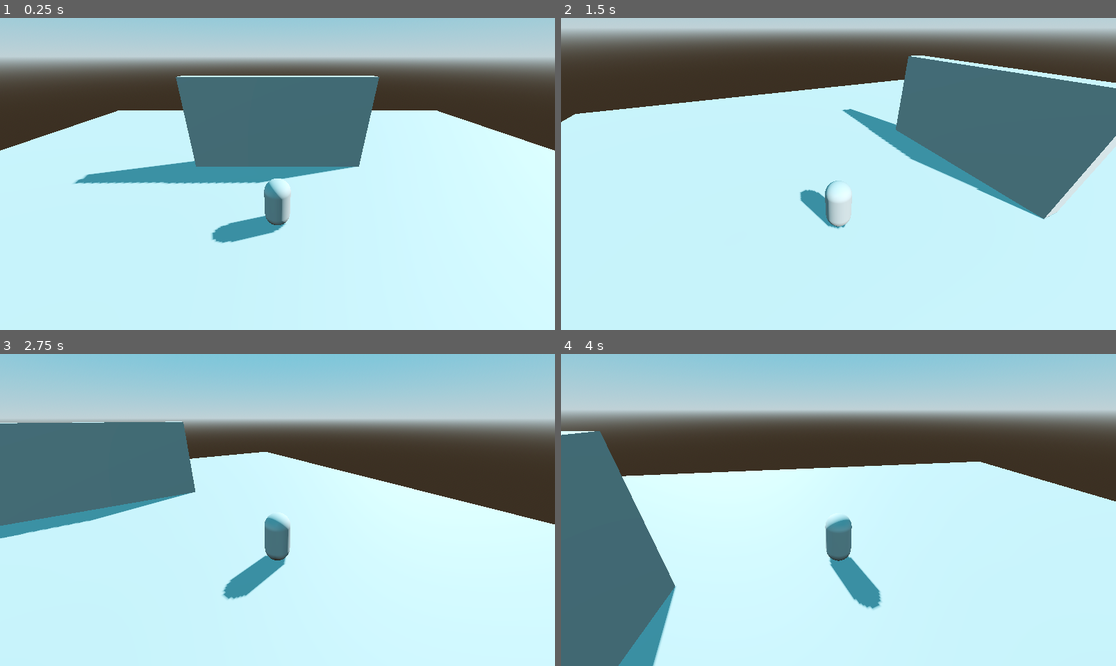
Above: before the commit, frames 1-4 (two rows, left to right).
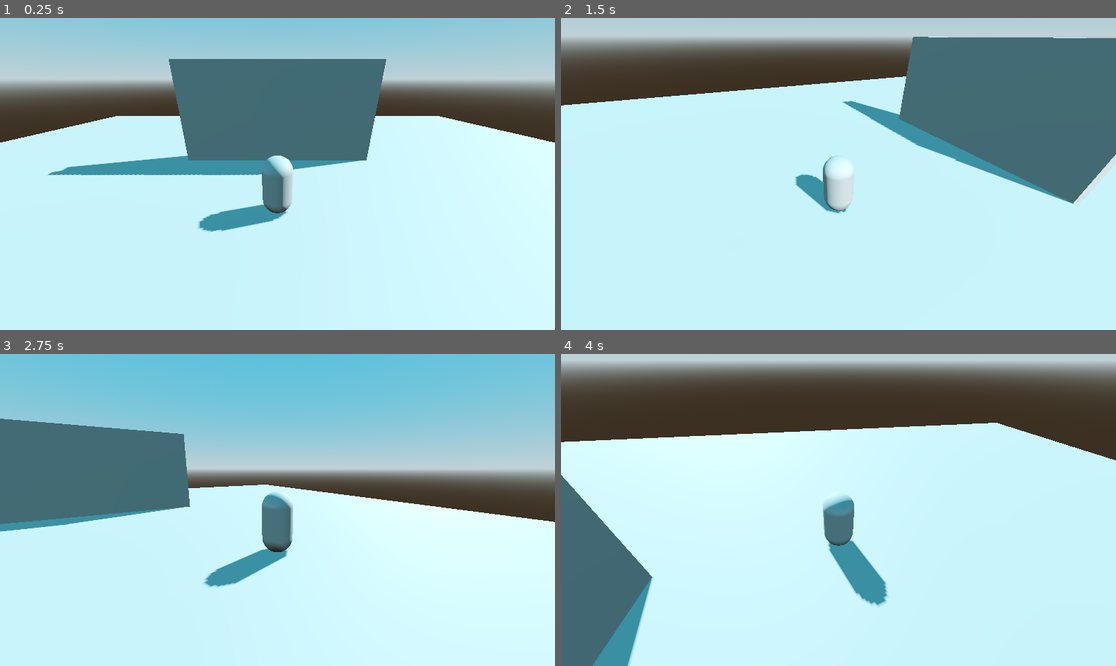
Above: after the commit, the same moments.

Repository: legacynical/ultimate-godot-intro-3d
Game: Godot game, scene res://scenes/levels/level.tscn
Same seed, same stepped clock (60 frames per second), same inputs: the game is played once before the commit and once after it. The engine's default icon, where the game draws it, is replaced by a stand-in: a white triangle on a blue panel in a dark square.
Inputs (mouse positions are in pixels of both pictures, inside the frame that each line leads up to):
- Up to frame 1 (0.25 s): no input
- Up to frame 2 (1.5 s): tap Enter (ui_accept) at 0.5, 0.77 s; move the mouse to (960, 158) at 0.52 s; hold D (right) 0.53-1.28 s; move the mouse to (727, 189) at 1.27 s; hold S (backward) from 1.28 s (still down)
- Up to frame 3 (2.75 s): tap Enter (ui_accept) at 1.52 s; move the mouse to (333, 441) at 2.02 s; release S (backward) at 2.03 s; hold D (right) from 2.03 s (still down)
- Up to frame 4 (4 s): move the mouse to (810, 572) at 2.77 s; release D (right) at 2.78 s; hold W (forward) 2.78-3.53 s; tap Enter (ui_accept) at 3.02, 3.77 s; move the mouse to (1005, 556) at 3.52 s; hold A (left) from 3.53 s (still down)

The runs differ from the first frame. In frame 1, 20% of the frame differs, in the area x 0-100%, y 2-73%; in frame 2, 16%; in frame 3, 40%; in frame 4, 42%, in the area x 0-100%, y 0-100%.

Commit message:
add joy stick control toggle in editor

Diff:
--- a/scenes/entities/player/camera_controller.gd
+++ b/scenes/entities/player/camera_controller.gd
@@ -1,19 +1,28 @@
 extends Node3D
 
+@export var min_limit_x: float
+@export var max_limit_x: float
 @export var horizontal_acceleration := 2.0
 @export var vertical_acceleration := 1.0
+@export var mouse_acceleration := 0.005
+@export var joy_stick_control: bool
 
+# note: there can be glitchy camera movement if both _process() (which handles joystick input) and
+# _input() (which handles mouse input) are active. This can be mitigated by activating one at a
+# time with additional code logic or by sticking to using whichever of the two. I'll just leave
+# both active for now for testing purposes
 
 func _process(delta: float) -> void:
-	var joy_dir = Input.get_vector("pan_left", "pan_right", "pan_up", "pan_down")
-	rotate_from_vector(joy_dir * delta * Vector2(horizontal_acceleration, vertical_acceleration))
-	#print(joy_dir)
+	if joy_stick_control:
+		var joy_dir = Input.get_vector("pan_left", "pan_right", "pan_up", "pan_down")
+		rotate_from_vector(joy_dir * delta * Vector2(horizontal_acceleration, vertical_acceleration))
+		#print(joy_dir)
 
 func _input(event: InputEvent) -> void:
-	if event is InputEventMouseMotion:
-		rotate_from_vector(event.relative * 0.005)
-
-		#print("mouse movement: ", event.relative)
+	if not joy_stick_control:
+		if event is InputEventMouseMotion:
+			rotate_from_vector(event.relative * mouse_acceleration)
+			#print("mouse movement: ", event.relative)
 
 func rotate_from_vector(v: Vector2):
 	if v.length() == 0: return
@@ -23,4 +32,4 @@
 
 	# up/down camera pan with limits
 	rotation.x -= v.y
-	rotation.x = clamp(rotation.x, -0.1, 0.1)
+	rotation.x = clamp(rotation.x, min_limit_x, max_limit_x)
--- a/scenes/entities/player/camera_controller.tscn
+++ b/scenes/entities/player/camera_controller.tscn
@@ -1,9 +1,15 @@
-[gd_scene load_steps=2 format=3 uid="uid://dxinmk8ypkgqg"]
+[gd_scene load_steps=3 format=3 uid="uid://dxinmk8ypkgqg"]
 
 [ext_resource type="Script" path="res://scenes/entities/player/camera_controller.gd" id="1_3sd0p"]
 
-[node name="CameraController" type="Node3D"]
+[sub_resource type="SphereShape3D" id="SphereShape3D_m4wcy"]
+
+[node name="CameraController" type="SpringArm3D"]
+shape = SubResource("SphereShape3D_m4wcy")
+spring_length = 6.5
 script = ExtResource("1_3sd0p")
+min_limit_x = -0.8
+max_limit_x = -0.2
 
 [node name="Camera3D" type="Camera3D" parent="."]
-transform = Transform3D(1, 0, 0, 0, 0.866025, 0.5, 0, -0.5, 0.866025, 0, 5.86677, 6.24048)
+current = true
--- a/scenes/entities/player/player.gd
+++ b/scenes/entities/player/player.gd
@@ -2,8 +2,23 @@
 
 @export var base_speed := 4.0
 @export var camera: Node3D
+@export var controller_index: int = 0
 
 var movement_input := Vector2.ZERO
+
+func _ready() -> void:
+	var connected_devices = Input.get_connected_joypads()
+	if connected_devices.is_empty():
+		print("No controllers detected.")
+	else:
+		print("Connected controllers: ", connected_devices)
+		print("Using controller index: ", controller_index)
+
+func _input(event):
+	if event is InputEventJoypadMotion:
+		print("Joypad Motion Detected:", event.axis, "Value:", event.axis_value)
+	elif event is InputEventJoypadButton:
+		print("Joypad Button Pressed:", event.button_index, "Pressed:", event.pressed)
 
 func _physics_process(_delta: float) -> void:
 	movement_input = Input.get_vector("left", "right", "forward", "backward").rotated(-camera.global_rotation.y)
--- a/scenes/entities/player/player.tscn
+++ b/scenes/entities/player/player.tscn
@@ -20,3 +20,4 @@
 shape = SubResource("CapsuleShape3D_7ncgg")
 
 [node name="CameraController" parent="." instance=ExtResource("2_tyv8m")]
+transform = Transform3D(1, 0, 0, 0, 0.906308, 0.422618, 0, -0.422618, 0.906308, 0, 1.4, 0)
